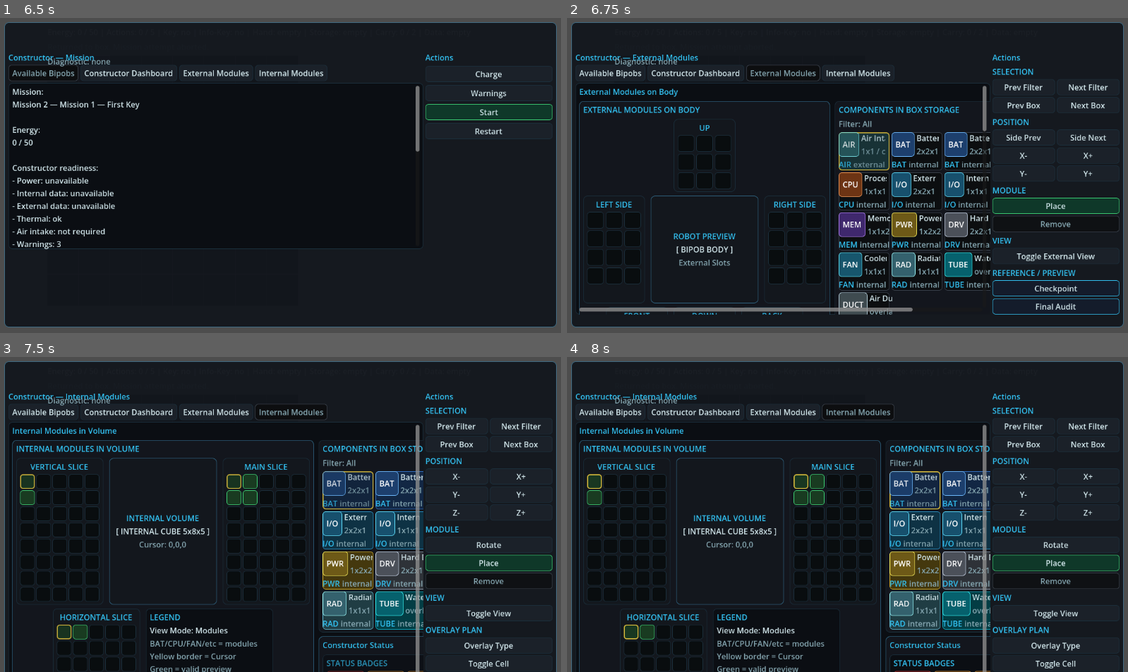
Above: before the commit, frames 1-4 (two rows, left to right).
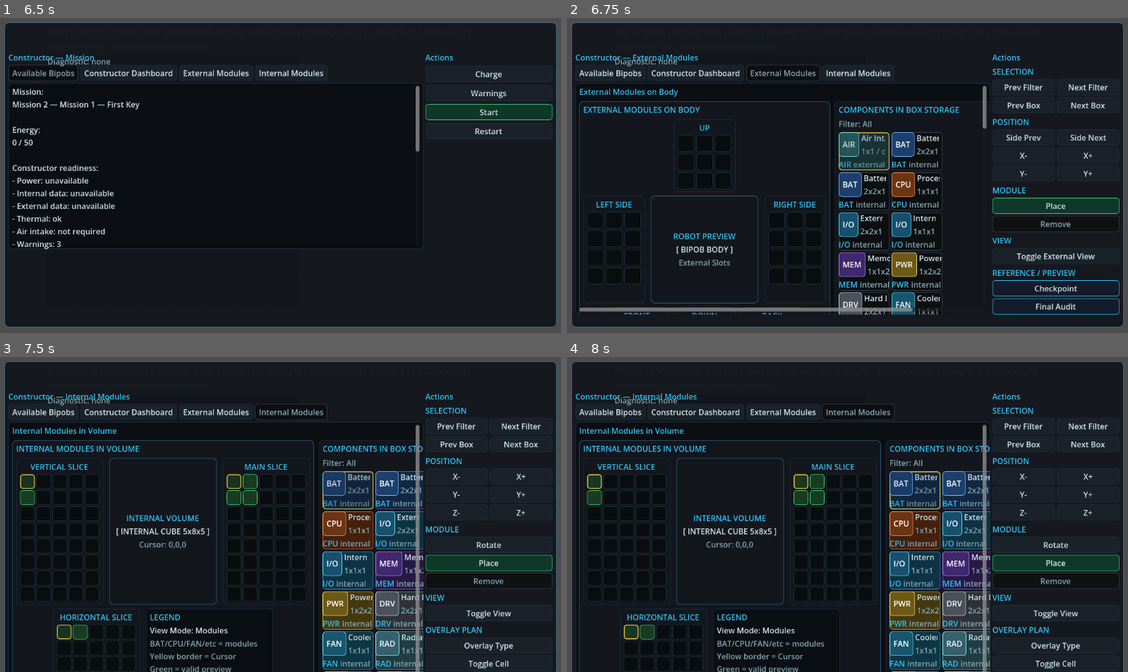
Above: after the commit, the same moments.

Repository: JUSTConnect/bibop
Game: Godot game, scene res://scenes/main.tscn
The game is run twice, just before and just after one commit, with the same random seed, the same clock (stepped at 60 frames per second) and the same inputs.
Inputs:
- Up to frame 1 (6.5 s): click "Drop Item" at 0.5 s; click "Rotate Storage" at 1.25 s; click "Scan Device" at 2 s; click "Hack Device" at 2.75 s; click "Restart Mission" at 3.5 s; click "Return to Box" at 4.25 s; click "Constructor Dashboard" at 5 s; click "Available Bipobs" at 5.75 s
- Up to frame 2 (6.75 s): click "External Modules" at 6.5 s
- Up to frame 3 (7.5 s): click "Internal Modules" at 7.25 s
- Up to frame 4 (8 s): no input

Frame 1 is identical in both runs. In frame 2, 5.8% of the frame differs, in the area x 48-76%, y 34-95%; in frame 3, 7.3%; in frame 4, 7.3%, in the area x 56-76%, y 48-100%.

Commit message:
BIB-429 stabilize constructor runtime and fullscreen UI

Diff:
--- a/scripts/ui/game_ui.gd
+++ b/scripts/ui/game_ui.gd
@@ -109,14 +109,14 @@
 const STORAGE_CARD_MIN_SIZE: Vector2 = Vector2(104, 78)
 const STORAGE_CARD_ICON_SIZE: Vector2 = Vector2(34, 34)
 const SELECTED_MODULE_ICON_SIZE: Vector2 = Vector2(72, 52)
-const SELECTED_MODULE_PREVIEW_CELL_SIZE: Vector2 = Vector2(24, 24)
+const SELECTED_MODULE_PREVIEW_CELL_SIZE: Vector2 = Vector2(20, 20)
 const SELECTED_MODULE_PREVIEW_GAP: int = 3
 const EXTERNAL_GRID_CELL_SIZE: Vector2 = Vector2(34, 34)
 const EXTERNAL_GRID_CELL_GAP: int = 4
 const INTERNAL_GRID_CELL_SIZE: Vector2 = Vector2(30, 30)
 const INTERNAL_GRID_CELL_GAP: int = 3
-const ACTION_BUTTON_MIN_SIZE: Vector2 = Vector2(120, 32)
-const ACTION_BUTTON_COMPACT_SIZE: Vector2 = Vector2(56, 30)
+const ACTION_BUTTON_MIN_SIZE: Vector2 = Vector2(112, 30)
+const ACTION_BUTTON_COMPACT_SIZE: Vector2 = Vector2(52, 28)
 const ACTION_GROUP_SPACING: int = 6
 const ACTION_BUTTON_SPACING: int = 4
 const STATUS_BADGE_MIN_SIZE: Vector2 = Vector2(96, 26)
@@ -682,6 +682,8 @@
 	_apply_panel_style(panel, true)
 	var root: VBoxContainer = VBoxContainer.new()
 	root.add_theme_constant_override("separation", 8)
+	root.size_flags_horizontal = Control.SIZE_EXPAND_FILL
+	root.size_flags_vertical = Control.SIZE_EXPAND_FILL
 	var title: Label = Label.new()
 	title.text = "READINESS / WARNINGS"
 	_apply_label_style(title, false, true)
@@ -1539,6 +1541,8 @@
 ) -> Control:
 	var root: VBoxContainer = VBoxContainer.new()
 	root.add_theme_constant_override("separation", 8)
+	root.size_flags_horizontal = Control.SIZE_EXPAND_FILL
+	root.size_flags_vertical = Control.SIZE_EXPAND_FILL
 
 	var title_label: Label = Label.new()
 	title_label.text = mode_title
@@ -1547,6 +1551,8 @@
 
 	var main_row: HBoxContainer = HBoxContainer.new()
 	main_row.add_theme_constant_override("separation", 10)
+	main_row.size_flags_horizontal = Control.SIZE_EXPAND_FILL
+	main_row.size_flags_vertical = Control.SIZE_EXPAND_FILL
 
 	if workspace != null:
 		workspace.size_flags_horizontal = Control.SIZE_EXPAND_FILL
@@ -1555,6 +1561,7 @@
 
 	var right_column: VBoxContainer = VBoxContainer.new()
 	right_column.custom_minimum_size = Vector2(360, 0)
+	right_column.size_flags_horizontal = Control.SIZE_SHRINK_END
 	right_column.size_flags_vertical = Control.SIZE_EXPAND_FILL
 	right_column.add_theme_constant_override("separation", 8)
 
@@ -1566,6 +1573,7 @@
 
 	if side_panel != null:
 		side_panel.custom_minimum_size = Vector2(340, 0)
+		side_panel.size_flags_vertical = Control.SIZE_EXPAND_FILL
 		right_column.add_child(side_panel)
 
 	if details_panel != null:
@@ -1597,7 +1605,7 @@
 	_apply_label_style(filter_label, true)
 	storage_root.add_child(filter_label)
 	var grid: GridContainer = GridContainer.new()
-	grid.columns = 3
+	grid.columns = 2
 	grid.size_flags_horizontal = Control.SIZE_EXPAND_FILL
 	storage_root.add_child(grid)
 	var storage_indices: Array[int] = get_current_filtered_box_storage_indices()
@@ -1675,6 +1683,8 @@
 	_apply_panel_style(panel, true)
 	var root: VBoxContainer = VBoxContainer.new()
 	root.add_theme_constant_override("separation", 8)
+	root.size_flags_horizontal = Control.SIZE_EXPAND_FILL
+	root.size_flags_vertical = Control.SIZE_EXPAND_FILL
 	var title: Label = Label.new()
 	title.text = "Constructor Status"
 	_apply_label_style(title, false, true)
@@ -1793,6 +1803,8 @@
 	_apply_panel_style(panel, true)
 	var root: VBoxContainer = VBoxContainer.new()
 	root.add_theme_constant_override("separation", 8)
+	root.size_flags_horizontal = Control.SIZE_EXPAND_FILL
+	root.size_flags_vertical = Control.SIZE_EXPAND_FILL
 	var title: Label = Label.new()
 	title.text = "SELECTED MODULE"
 	_apply_label_style(title, false, true)
@@ -1969,7 +1981,6 @@
 
 func _on_external_visual_cell_pressed(side_id: String, cell: Vector2i) -> void:
 	_set_external_selection_from_side_and_cell(side_id, cell)
-	clamp_external_selection()
 	update_box_status()
 
 
@@ -2097,6 +2108,8 @@
 
 	var root: VBoxContainer = VBoxContainer.new()
 	root.add_theme_constant_override("separation", 8)
+	root.size_flags_horizontal = Control.SIZE_EXPAND_FILL
+	root.size_flags_vertical = Control.SIZE_EXPAND_FILL
 
 	var title: Label = Label.new()
 	title.text = "EXTERNAL MODULES ON BODY"
@@ -2795,40 +2808,36 @@
 		else:
 			box_title_label.text = "Constructor — Modules"
 
-	var content_text: String
+	var content_text: String = ""
 	if box_menu_mode == BoxMenuMode.MISSION:
 		content_text = get_box_mission_menu_text()
-	elif box_menu_mode == BoxMenuMode.EXTERNAL:
-		if CONSTRUCTOR_SHOW_DEBUG_TEXT_IN_MAIN:
-			content_text = get_box_external_menu_text()
-		else:
-			content_text = ""
-	elif box_menu_mode == BoxMenuMode.INTERNAL:
-		if CONSTRUCTOR_SHOW_DEBUG_TEXT_IN_MAIN:
-			content_text = get_box_internal_menu_text()
-		else:
-			content_text = ""
-	else:
+	elif box_menu_mode == BoxMenuMode.MODULES:
 		content_text = get_box_modules_menu_text()
+
 	update_box_button_visibility()
 
-	if box_content_label != null:
-		if box_menu_mode == BoxMenuMode.EXTERNAL or box_menu_mode == BoxMenuMode.INTERNAL:
+	var ui_panel: VBoxContainer = box_content_scroll.get_node_or_null("BoxContentCards")
+	if box_menu_mode == BoxMenuMode.EXTERNAL or box_menu_mode == BoxMenuMode.INTERNAL:
+		if box_content_label != null:
 			box_content_label.text = ""
-		else:
-			box_content_label.text = content_text
-	var ui_panel: VBoxContainer = box_content_scroll.get_node_or_null("BoxContentCards")
-	if box_menu_mode == BoxMenuMode.MISSION:
-		if ui_panel != null:
-			ui_panel.queue_free()
-	else:
+			box_content_label.visible = false
 		if ui_panel != null:
 			ui_panel.queue_free()
 		ui_panel = VBoxContainer.new()
 		ui_panel.name = "BoxContentCards"
 		ui_panel.size_flags_horizontal = Control.SIZE_EXPAND_FILL
+		ui_panel.size_flags_vertical = Control.SIZE_EXPAND_FILL
 		box_content_scroll.add_child(ui_panel)
 		_build_storage_cards_panel(ui_panel)
+		rebuild_box_action_buttons()
+		update_box_button_visibility()
+		return
+
+	if box_content_label != null:
+		box_content_label.visible = true
+		box_content_label.text = content_text
+	if ui_panel != null:
+		ui_panel.queue_free()
 
 func get_box_mission_menu_text() -> String:
 	var content_lines: Array[String] = []
@@ -4031,6 +4040,8 @@
 	_apply_panel_style(workspace, true)
 	var root: VBoxContainer = VBoxContainer.new()
 	root.add_theme_constant_override("separation", 8)
+	root.size_flags_horizontal = Control.SIZE_EXPAND_FILL
+	root.size_flags_vertical = Control.SIZE_EXPAND_FILL
 	var title: Label = Label.new()
 	title.text = "INTERNAL MODULES IN VOLUME"
 	_apply_label_style(title, false, true)
